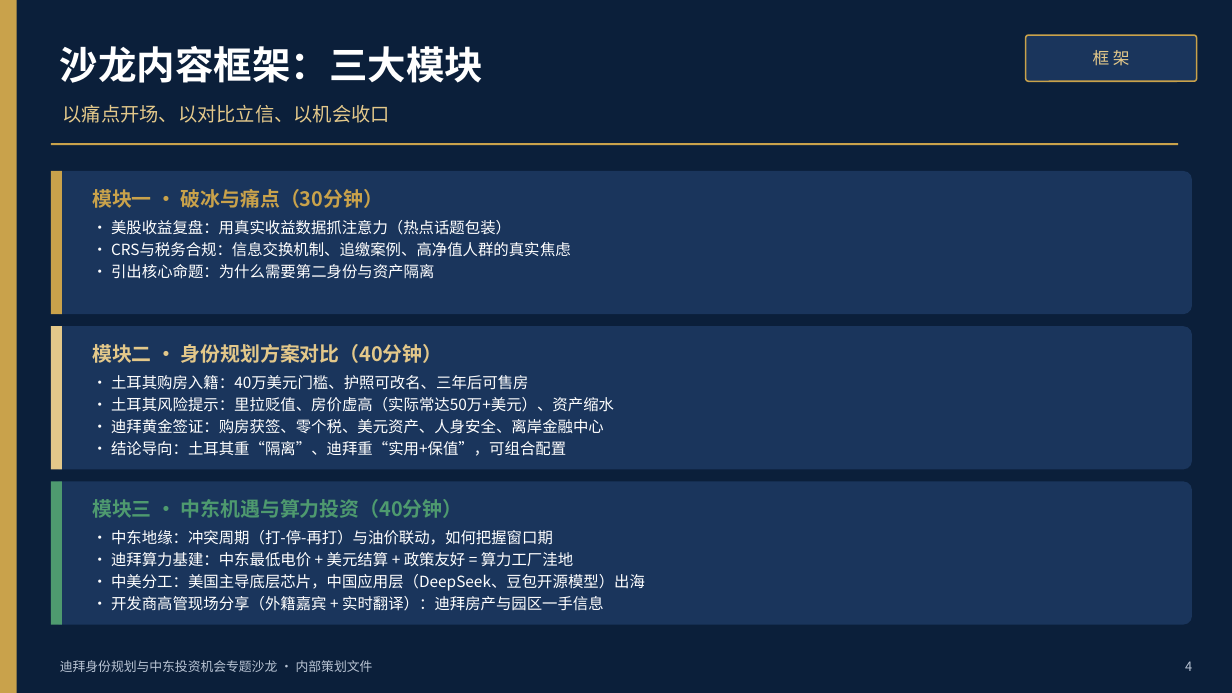
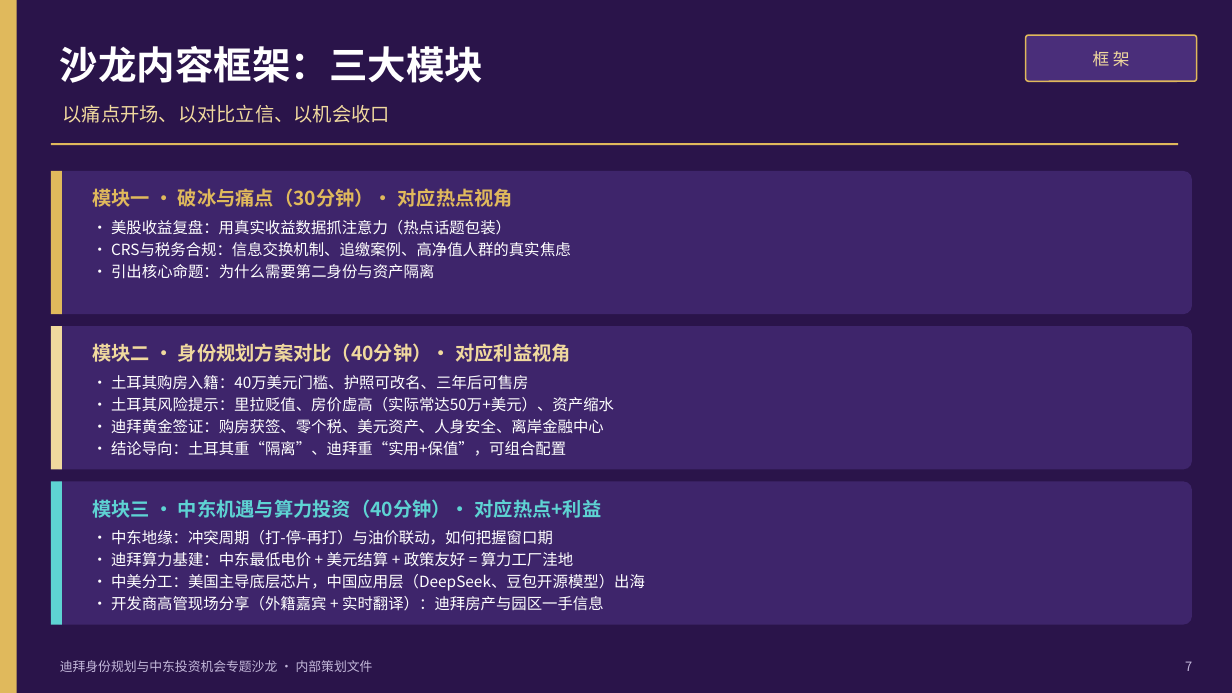
Before and after one commit to hujigang2010-maker/AIDEN, a slide deck: slide 7 of deliverables/迪拜专题沙龙-内容框架与议程.pptx (slide 4 before the commit). Drawn at 1232x693 pixels with LibreOffice and Linux fonts; fonts in the diff are those of the drawing. Boxes give left, top, right and bottom in pixels: in the first picture for what was removed or moved away, otherwise in the second. Text is boxed around its words. In the diff, an @@ line names an element or a change of style, - is before the commit and + after.

```diff
--- a/deliverables/迪拜专题沙龙-内容框架与议程.pptx
+++ b/deliverables/迪拜专题沙龙-内容框架与议程.pptx
@@ background #0B1F3A to #2A144A @@
@@ text "框 架" at bbox=[1093, 51, 1130, 67]: text colour #E3C88A to #F0D99E @@
@@ rounded rectangle at bbox=[1026, 35, 1197, 81]: fill #1A355C to #4A2E7A; outline #C9A24B 1.2 pt to #E0B95C 1.2 pt @@
@@ text "以痛点开场、以对比立信、以机会收口" at bbox=[63, 105, 390, 123]: text colour #E3C88A to #F0D99E @@
@@ fill #C9A24B to #E0B95C in 3 elements at bbox=[0, 0, 17, 693], bbox=[51, 143, 1178, 145], bbox=[51, 171, 62, 314] @@
@@ text at bbox=[92, 188, 513, 207]: text changed; size 15.5 to 15 pt; text colour #C9A24B to #E0B95C @@
-模块一 · 破冰与痛点（30分钟）
+模块一 · 破冰与痛点（30分钟）· 对应热点视角
@@ rectangle at bbox=[51, 326, 62, 470]: fill #E3C88A to #F0D99E @@
@@ text at bbox=[92, 343, 570, 362]: text changed; size 15.5 to 15 pt; text colour #E3C88A to #F0D99E @@
-模块二 · 身份规划方案对比（40分钟）
+模块二 · 身份规划方案对比（40分钟）· 对应利益视角
@@ fill #1A355C to #3E256B in 3 elements at bbox=[51, 171, 1192, 314], bbox=[51, 326, 1192, 470], bbox=[51, 482, 1192, 625] @@
@@ rectangle at bbox=[51, 482, 62, 625]: fill #4E9A6F to #5ED3D3 @@
@@ text at bbox=[92, 499, 602, 518]: text changed; size 15.5 to 15 pt; text colour #4E9A6F to #5ED3D3 @@
-模块三 · 中东机遇与算力投资（40分钟）
+模块三 · 中东机遇与算力投资（40分钟）· 对应热点+利益
@@ text "迪拜身份规划与中东投资机会专题沙龙 · 内部策划文件" at bbox=[60, 660, 373, 672]: text colour #B9C4D4 to #C3B8DA @@
@@ text at bbox=[1185, 661, 1192, 671]: text changed; text colour #B9C4D4 to #C3B8DA @@
-4
+7
```
Also in this commit, not shown: 12 other slides changed, 4 slides added, 1 slide removed, 4 other files.
